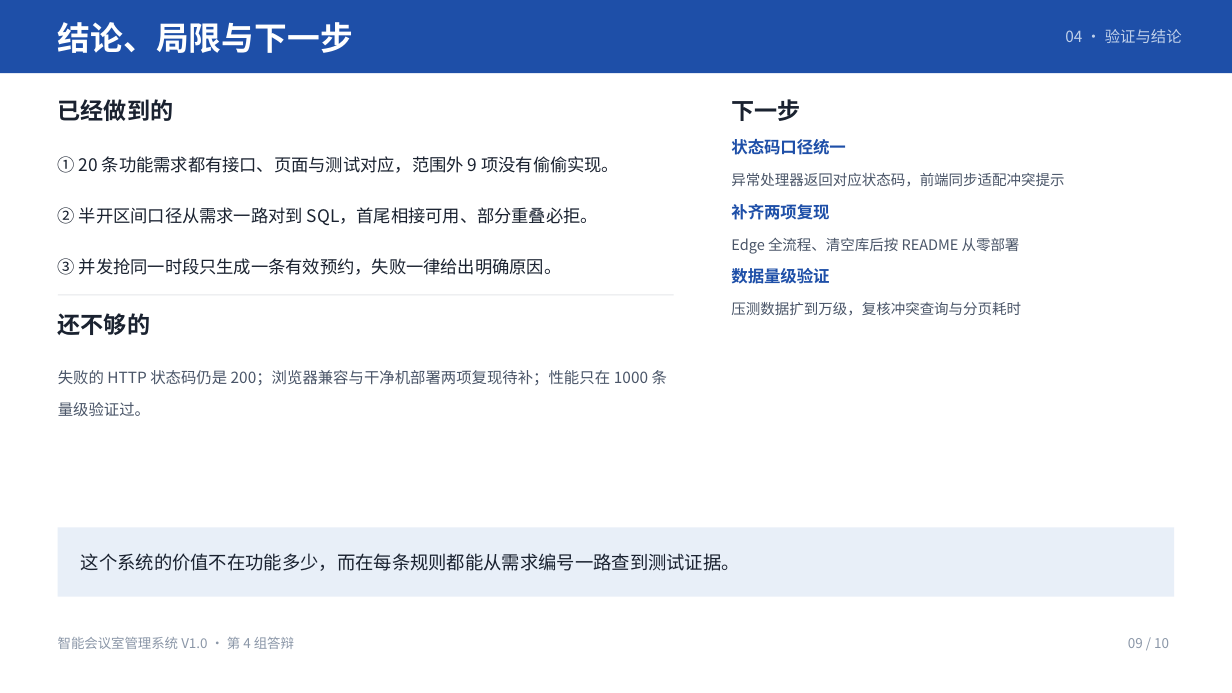
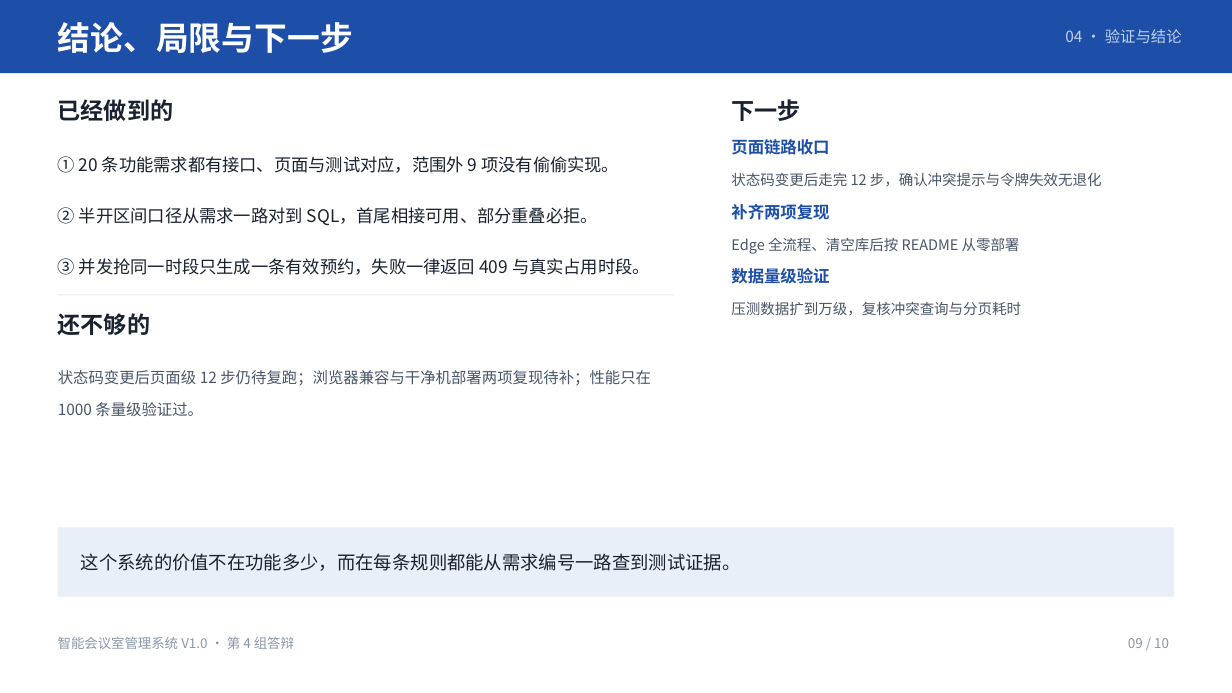
Before and after one commit to KYOUKI-FISH/comprehensive-design, a slide deck: slide 9 of docs/答辩/智能会议室管理系统_答辩/智能会议室管理系统_答辩_5分钟.pptx. Drawn at 1232x693 pixels with LibreOffice and Linux fonts; fonts in the diff are those of the drawing. Boxes give left, top, right and bottom in pixels: in the first picture for what was removed or moved away, otherwise in the second. Text is boxed around its words. In the diff, an @@ line names an element or a change of style, - is before the commit and + after.

Commit message:
答辩材料口径更新：BUG-07 已修复并复跑（九组 9/9、50 并发 200x1+409x49、status==code），P8/P9 与讲稿同步改口径，新增 NF-04 备答

```diff
--- a/docs/答辩/智能会议室管理系统_答辩/智能会议室管理系统_答辩_5分钟.pptx
+++ b/docs/答辩/智能会议室管理系统_答辩/智能会议室管理系统_答辩_5分钟.pptx
@@ text at (731,139,829,155): text changed @@
-状态码口径统一
+页面链路收口
@@ text at (731,173,1102,187): text changed @@
-异常处理器返回对应状态码，前端同步适配冲突提示
+状态码变更后走完 12 步，确认冲突提示与令牌失效无退化
@@ text at (58,258,650,275): text changed @@
-③ 并发抢同一时段只生成一条有效预约，失败一律给出明确原因。
+③ 并发抢同一时段只生成一条有效预约，失败一律返回 409 与真实占用时段。
@@ text at (58,370,651,416): text changed @@
-失败的 HTTP 状态码仍是 200；浏览器兼容与干净机部署两项复现待补；性能只在 1000 条量级验证过。
+状态码变更后页面级 12 步仍待复跑；浏览器兼容与干净机部署两项复现待补；性能只在 1000 条量级验证过。
```
Also in this commit, not shown: 1 other slide changed, 9 other files.
